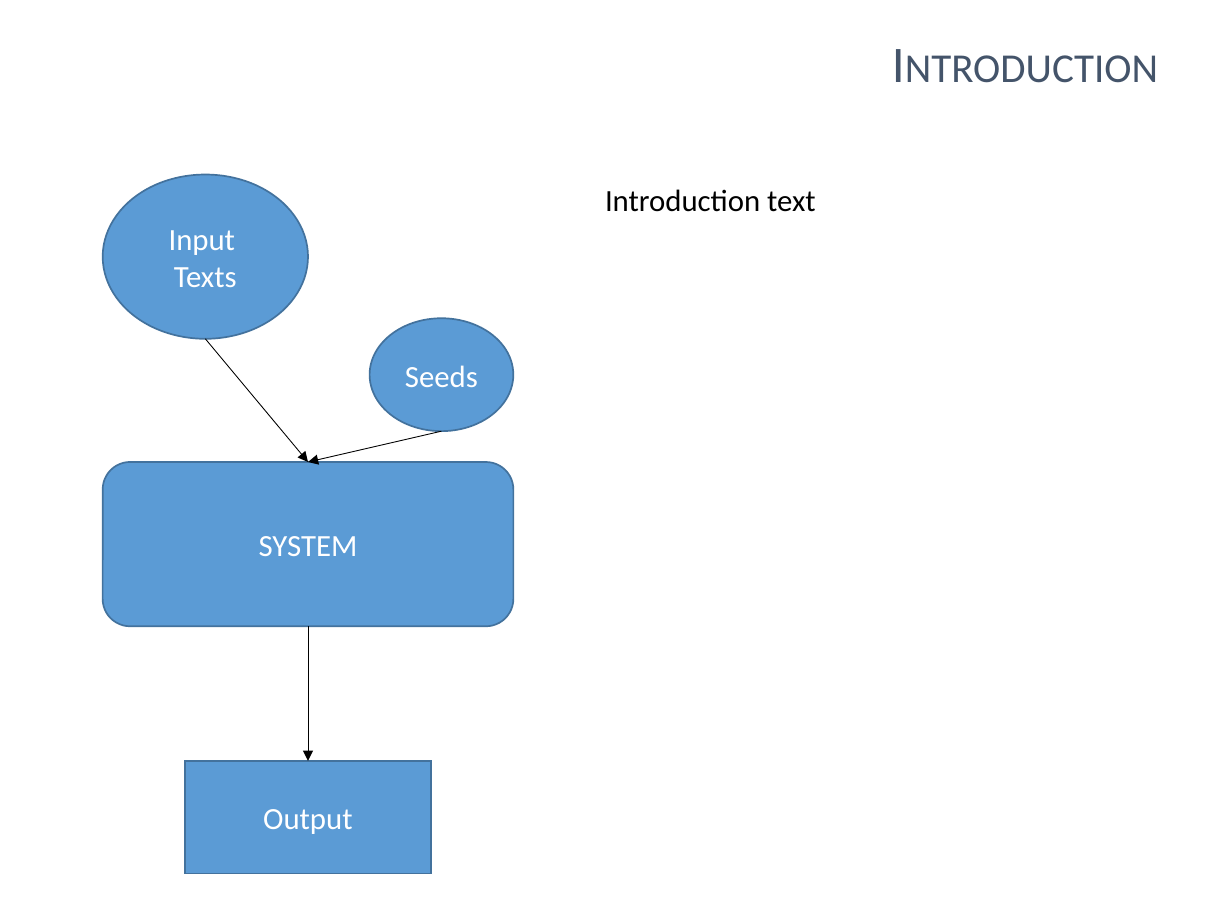
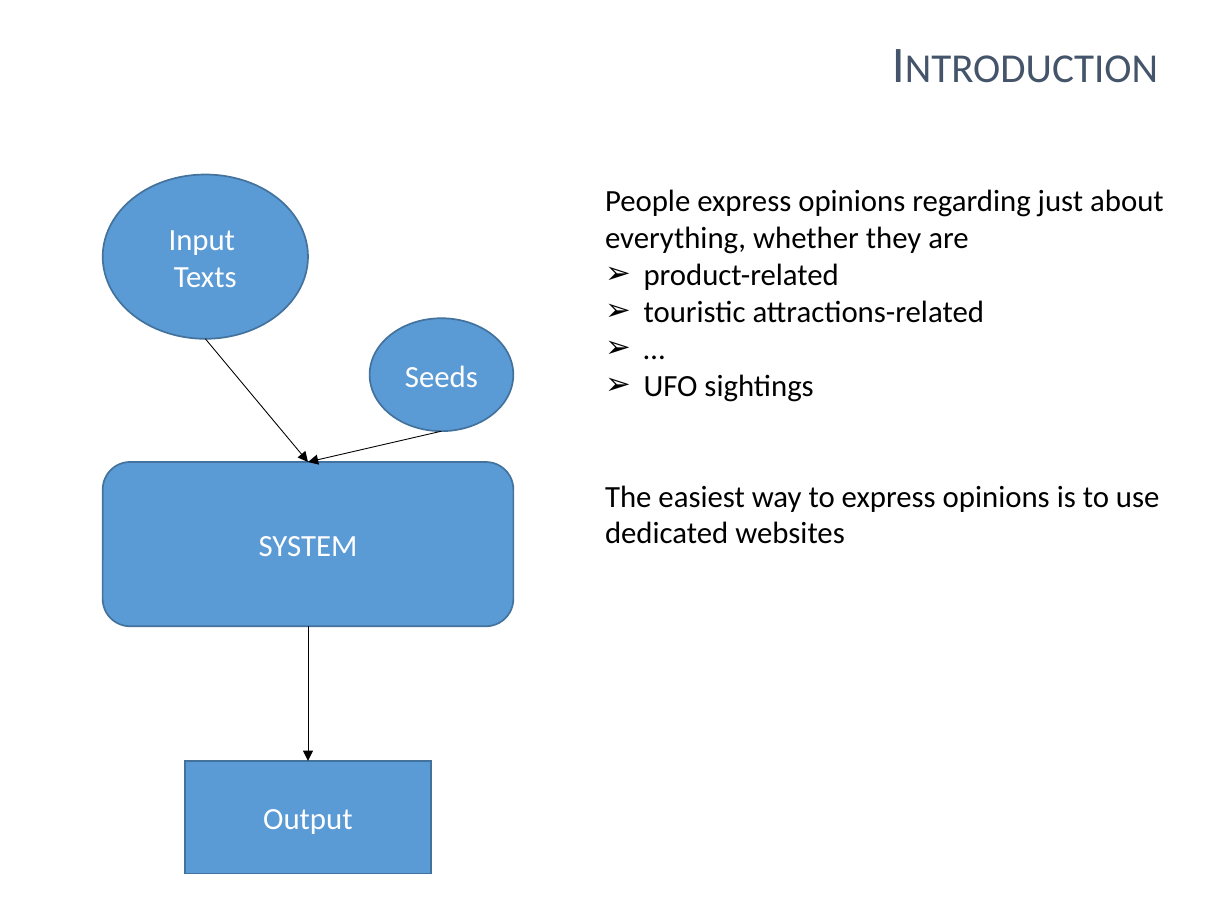
Before and after one commit to dariussuciu/unsupervised-sentiment-analysis, a slide deck: slide 5 of PEM_Presentation.pptx. Drawn at 1232x924 pixels with LibreOffice and Linux fonts; fonts in the diff are those of the drawing. Boxes give left, top, right and bottom in pixels: in the first picture for what was removed or moved away, otherwise in the second. Text is boxed around its words. In the diff, an @@ line names an element or a change of style, - is before the commit and + after.

```diff
--- a/PEM_Presentation.pptx
+++ b/PEM_Presentation.pptx
@@ text removed at bbox=[605, 189, 816, 212] @@
-Introduction text
@@ text added at bbox=[605, 189, 1164, 544], 18 pt, text #000000 @@
+People express opinions regarding just about everything, whether they are
+➢ product-related
+➢ touristic attractions-related
+➢ …
+➢ UFO sightings
+The easiest way to express opinions is to use dedicated websites
```
Also in this commit, not shown: 19 other slides changed, 4 slides added, 4 slides removed.
